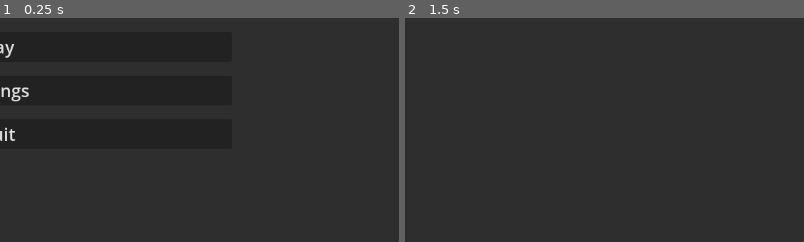
Above: before the commit, frames 1-2 (left to right).
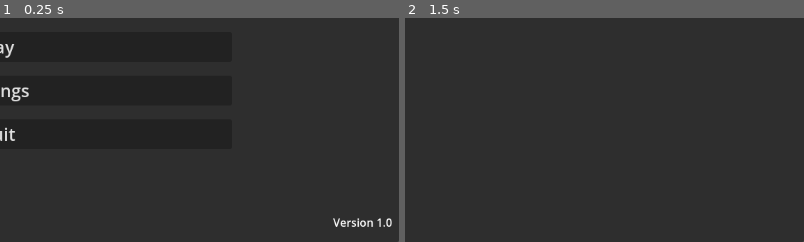
Above: after the commit, the same moments.

Repository: SafiaNassiri/Flesh-of-the-Forgotten
Game: Godot game, scene res://scenes/MainMenu.tscn
Same seed, same stepped clock (60 frames per second), same inputs: the game is played once before the commit and once after it.
Inputs (mouse positions are % of the whole screen's width and height, from its top left):
- Up to frame 1 (0.25 s): no input
- Up to frame 2 (1.5 s): click "Play" at 0.5 s; move the mouse to (72, 45) at 1.27 s; click (72, 45) at 1.42 s
The pictures show only the part of the screen within x 50-100%, y 50-100%; the shares and areas given below are measured in that part.

The runs differ from the first frame. In frame 1, 0.3% of the frame differs, in the area x 83-99%, y 89-94%; in frame 2, nothing differs.

Commit message:
Fixed Main Menu's ending panel

Diff:
--- /dev/null
+++ b/autoload/PlayerStats.gd
@@ -0,0 +1,28 @@
+extends Node
+
+signal stats_changed
+
+var morality:int = 0
+var bond:int = 0
+var flags := {}
+
+func add_morality(delta:int):
+	morality += delta
+	emit_signal("stats_changed")
+
+func add_bond(delta:int):
+	bond += delta
+	emit_signal("stats_changed")
+
+func set_flag(key:String, value):
+	flags[key] = value
+	emit_signal("stats_changed")
+
+func get_flag(key:String, default_value=null):
+	return flags.get(key, default_value)
+
+func reset_all():
+	morality = 0
+	bond = 0
+	flags.clear()
+	emit_signal("stats_changed")
--- a/project.godot
+++ b/project.godot
@@ -18,6 +18,7 @@
 
 DialogueRouter="*res://autoload/DialogueRouter.gd"
 GameState="*res://autoload/GameState.gd"
+PlayerStats="*res://autoload/PlayerStats.gd"
 
 [input]
 
--- a/scenes/EndGame.tscn
+++ b/scenes/EndGame.tscn
@@ -8,6 +8,7 @@
 script = ExtResource("1_i47uf")
 
 [node name="Panel" type="Panel" parent="."]
+layout_mode = 0
 offset_right = 1152.0
 offset_bottom = 648.0
 
--- a/scenes/MainMenu.tscn
+++ b/scenes/MainMenu.tscn
@@ -68,29 +68,16 @@
 theme_override_constants/separation = 20
 alignment = 1
 
-[node name="Label" type="Label" parent="Panel/EndingsVBox"]
-layout_mode = 2
-theme_override_font_sizes/font_size = 50
-text = "Unlocked Endings"
+[node name="TextEdit" type="Label" parent="Panel"]
+layout_mode = 0
+offset_left = 1057.0
+offset_top = 600.0
+offset_right = 1143.0
+offset_bottom = 640.0
+text = "Version 1.0"
 horizontal_alignment = 1
 vertical_alignment = 1
-
-[node name="Label2" type="Label" parent="Panel/EndingsVBox"]
-custom_minimum_size = Vector2(0, 100)
-layout_mode = 2
-
-[node name="ResetEndings" type="Button" parent="Panel/EndingsVBox"]
-layout_mode = 2
-theme_override_font_sizes/font_size = 25
-text = "Reset Endings"
-
-[node name="Return" type="Button" parent="Panel/EndingsVBox"]
-layout_mode = 2
-theme_override_font_sizes/font_size = 25
-text = "Return Main Menu"
 
 [connection signal="pressed" from="Panel/MenuVBox/Play" to="." method="_on_play_pressed"]
 [connection signal="pressed" from="Panel/MenuVBox/Endings" to="." method="_on_endings_pressed"]
 [connection signal="pressed" from="Panel/MenuVBox/Quit" to="." method="_on_quit_pressed"]
-[connection signal="pressed" from="Panel/EndingsVBox/ResetEndings" to="." method="_on_reset_endings_pressed"]
-[connection signal="pressed" from="Panel/EndingsVBox/Return" to="." method="_on_return_pressed"]
--- a/scripts/MainMenu.gd
+++ b/scripts/MainMenu.gd
@@ -40,28 +40,24 @@
 			f.close()
 
 func _populate_endings_list():
-	# Remove previous dynamically created ending buttons (keep TitleLabel, Reset, Return)
+	# Clear all dynamic children
 	for child in endings_vbox.get_children():
-		if not (child.name in ["TitleLabel", "ResetEndings", "Return"]):
-			child.queue_free()
+		child.queue_free()
 
-	# Add title label if not exists
-	if not endings_vbox.has_node("TitleLabel"):
-		var title_label = Label.new()
-		title_label.name = "TitleLabel"
-		title_label.text = "Unlocked Endings"
-		title_label.add_theme_font_size_override("font_size", 24)
-		endings_vbox.add_child(title_label)
-	else:
-		endings_vbox.get_node("TitleLabel").text = "Unlocked Endings"
+	# Add title label
+	var title_label = Label.new()
+	title_label.name = "TitleLabel"
+	title_label.text = "Unlocked Endings"
+	title_label.add_theme_font_size_override("font_size", 50) # Title font size
+	title_label.horizontal_alignment = HORIZONTAL_ALIGNMENT_CENTER
+	endings_vbox.add_child(title_label)
 
 	# Load endings info JSON
+	var data = {}
 	var file = FileAccess.open("res://dialogue/endings_info.json", FileAccess.READ)
-	var data = {}
 	if file:
-		var text = file.get_as_text()
+		var parsed = JSON.parse_string(file.get_as_text())
 		file.close()
-		var parsed = JSON.parse_string(text)
 		if typeof(parsed) == TYPE_DICTIONARY:
 			data = parsed
 		else:
@@ -69,29 +65,50 @@
 	else:
 		print("Failed to open endings_info.json")
 
-	# Create a button for each ending
+	# Add unlocked endings first
 	for key in data.keys():
-		var btn = Button.new()
-		btn.name = "EndingBtn_" + key
-		btn.text = key.capitalize() if key in unlocked_endings else "???"
-		btn.disabled = key not in unlocked_endings
-		btn.connect("pressed", Callable(self, "_on_ending_pressed").bind(key))
-		endings_vbox.add_child(btn)
+		if key in unlocked_endings:
+			var btn = Button.new()
+			btn.name = "EndingBtn_" + key
+			btn.text = key.capitalize()
+			btn.disabled = false
+			btn.add_theme_font_size_override("font_size", 25) # Button font size
+			btn.connect("pressed", Callable(self, "_on_ending_pressed").bind(key))
+			endings_vbox.add_child(btn)
 
-	# Ensure Reset and Return buttons are at the bottom
-	if not endings_vbox.has_node("ResetEndings"):
-		var reset_btn = Button.new()
-		reset_btn.name = "ResetEndings"
-		reset_btn.text = "Reset Player File"
-		reset_btn.connect("pressed", Callable(self, "_on_reset_endings_pressed"))
-		endings_vbox.add_child(reset_btn)
+	# Add locked endings
+	for key in data.keys():
+		if key not in unlocked_endings:
+			var btn = Button.new()
+			btn.name = "EndingBtn_" + key
+			btn.text = "???"
+			btn.disabled = true
+			btn.add_theme_font_size_override("font_size", 25) # Button font size
+			btn.connect("pressed", Callable(self, "_on_ending_pressed").bind(key))
+			endings_vbox.add_child(btn)
 
-	if not endings_vbox.has_node("Return"):
-		var return_btn = Button.new()
-		return_btn.name = "Return"
-		return_btn.text = "Return to Main Menu"
-		return_btn.connect("pressed", Callable(self, "_on_return_pressed"))
-		endings_vbox.add_child(return_btn)
+	# Add a spacer Label
+	var spacer = Label.new()
+	spacer.name = "Spacer"
+	spacer.text = ""
+	spacer.custom_minimum_size = Vector2(0, 20)
+	endings_vbox.add_child(spacer)
+
+	# Add Reset button
+	var reset_btn = Button.new()
+	reset_btn.name = "ResetEndings"
+	reset_btn.text = "Reset Player File"
+	reset_btn.add_theme_font_size_override("font_size", 25) # Button font size
+	reset_btn.connect("pressed", Callable(self, "_on_reset_endings_pressed"))
+	endings_vbox.add_child(reset_btn)
+
+	# Add Return button
+	var return_btn = Button.new()
+	return_btn.name = "Return"
+	return_btn.text = "Return to Main Menu"
+	return_btn.add_theme_font_size_override("font_size", 25) # Button font size
+	return_btn.connect("pressed", Callable(self, "_on_return_pressed"))
+	endings_vbox.add_child(return_btn)
 
 func _on_play_pressed():
 	# Load first game scene
--- a/scripts/PlayerStats.gd
+++ /dev/null
@@ -1 +0,0 @@
-extends Node
--- a/scripts/SceneController.gd
+++ b/scripts/SceneController.gd
@@ -118,8 +118,19 @@
 	if index >= choices.size():
 		return
 	var choice = choices[index]
+
+	# Apply choice effects
 	if choice.has("effects"):
-		DialogueRouter.apply_effects(choice.effects)
+		var effects = choice.effects
+		if effects.has("morality"):
+			PlayerStats.add_morality(effects.morality)
+		if effects.has("bond"):
+			PlayerStats.add_bond(effects.bond)
+		if effects.has("flags"):
+			for key in effects.flags.keys():
+				PlayerStats.set_flag(key, effects.flags[key])
+
+	# Proceed to next node or ending
 	if choice.has("goto"):
 		DialogueRouter.goto_node(choice.goto)
 		_show_current_node()
@@ -127,9 +138,26 @@
 		var next_key = choice.exit_to
 		if next_key.begins_with("ending:"):
 			var ending_name = next_key.substr(7)
-			show_ending(ending_name)
+			_show_ending_based_on_stats(ending_name)
 		else:
 			_load_scene(next_key)
+
+func _show_ending_based_on_stats(default_ending_key:String):
+	var ending_key = default_ending_key
+
+	# Example: override ending based on stats
+	if PlayerStats.get_flag("low_bond_path", false):
+		ending_key = "predatory"
+	elif PlayerStats.get_flag("high_bond_path", false) and PlayerStats.bond >= 5:
+		ending_key = "trickster"
+	elif PlayerStats.morality >= 5:
+		ending_key = "benevolent"
+	elif PlayerStats.morality <= -3:
+		ending_key = "tyrant"
+	elif PlayerStats.bond <= 0:
+		ending_key = "mortal"
+
+	show_ending(ending_key)
 
 # In your SceneController.gd
 func show_ending(key: String):
Renamed: scripts/PlayerStats.gd.uid -> autoload/PlayerStats.gd.uid
